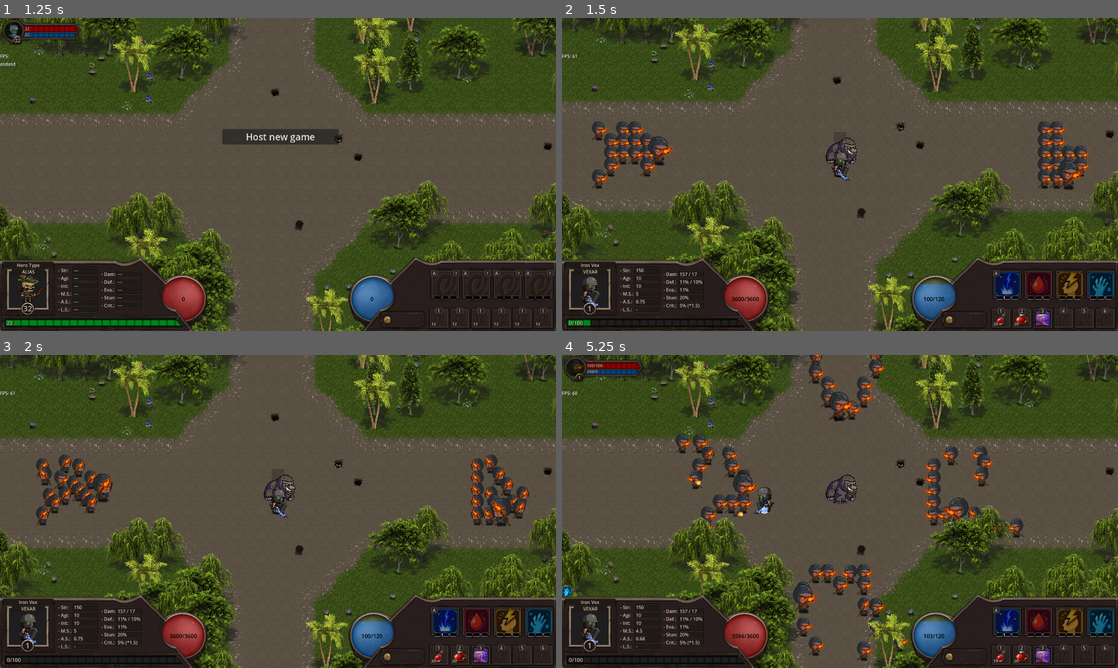
Above: before the commit, frames 1-4 (two rows, left to right).
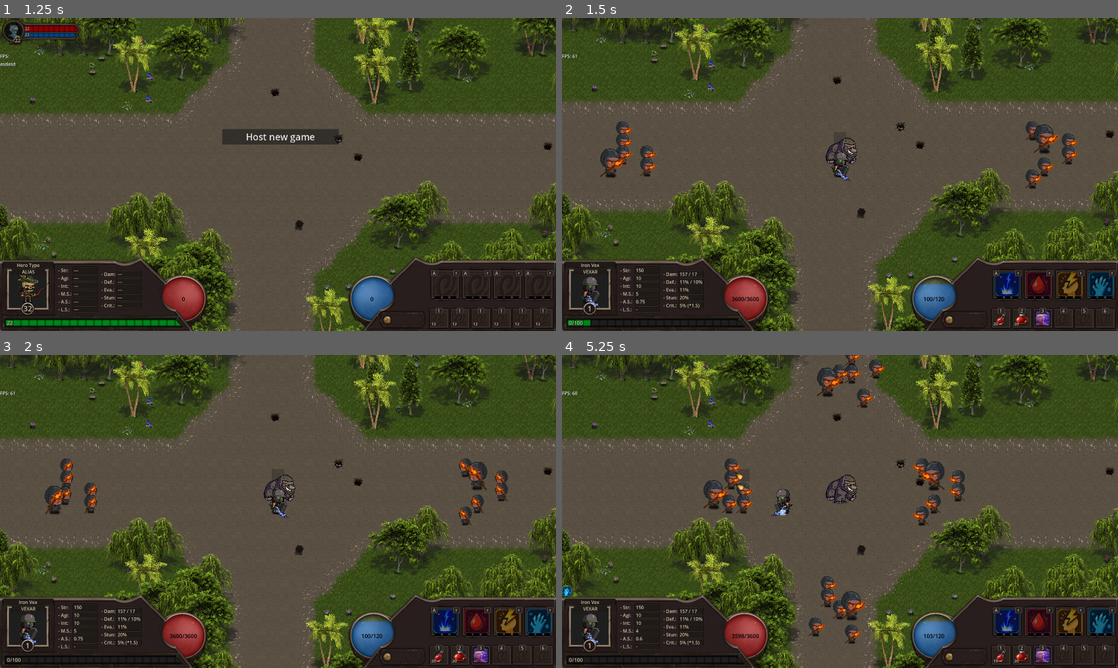
Above: after the commit, the same moments.

Repository: LucasJappert/moomoo-lan-party
Game: Godot game, scene res://scenes/my_main_scene.tscn
Same seed, same stepped clock (60 frames per second), same inputs: the game is played once before the commit and once after it.
Inputs (mouse positions are in pixels of both pictures, inside the frame that each line leads up to):
- Up to frame 1 (1.25 s): tap Enter at 0.5 s; drag from (183, 299) to (372, 299) at 0.52 s
- Up to frame 2 (1.5 s): click "Host new game" at 1.25 s
- Up to frame 3 (2 s): no input
- Up to frame 4 (5.25 s): drag from (840, 505) to (623, 486) at 2.02 s; move the mouse to (634, 470) at 2.77 s; hold D 2.78-3.5 s; tap 1 at 2.85 s; click (634, 470) at 2.92 s; drag from (645, 470) to (840, 511) at 3.52 s; drag from (728, 505) to (867, 511) at 4.27 s; drag from (723, 455) to (778, 505) at 5.02 s

Frame 1 is identical in both runs. In frame 2, 2.6% of the frame differs, in the area x 5-100%, y 33-90%; in frame 3, 2.9%; in frame 4, 7.2%, in the area x 0-100%, y 0-98%.

Commit message:
Skill progression system when leveling up, automatic increase of base stats, level-up animation + Improvements in object cloning (we can continue to enhance it)

Diff:
--- a/scripts/GUI/gui_scene.gd
+++ b/scripts/GUI/gui_scene.gd
@@ -76,14 +76,14 @@
 
 	%HpBallCircle.connect("mouse_entered", func():
 		if not GameManager.MY_PLAYER: return
-		var regen_points = GameManager.MY_PLAYER.combat_data.get_total_stats().hp_regeneration_points
+		var regen_points = GameManager.MY_PLAYER.combat_data.cache_total_stats.hp_regeneration_points
 		GameManager.show_tooltip("HP regen", str(regen_points) + " points per second", 200)
 	)
 	%HpBallCircle.connect("mouse_exited", func(): GameManager.hide_tooltip())
 
 	%ManaBallCircle.connect("mouse_entered", func():
 		if not GameManager.MY_PLAYER: return
-		var regen_points = GameManager.MY_PLAYER.combat_data.get_total_stats().mana_regeneration_points
+		var regen_points = GameManager.MY_PLAYER.combat_data.cache_total_stats.mana_regeneration_points
 		GameManager.show_tooltip("Mana regen", str(regen_points) + " points per second", 200)
 	)
 	%ManaBallCircle.connect("mouse_exited", func(): GameManager.hide_tooltip())
@@ -206,7 +206,7 @@
 	_hero_alias.text = GameManager.MY_PLAYER.json_data.alias
 	_level.text = str(GameManager.MY_PLAYER.level)
 
-	var total_stats = GameManager.MY_PLAYER.combat_data.get_total_stats()
+	var total_stats = GameManager.MY_PLAYER.combat_data.cache_total_stats
 	_stats1_lab1.text = str(total_stats.strength)
 	_stats1_lab2.text = str(total_stats.agility)
 	_stats1_lab3.text = str(total_stats.intelligence)
--- a/scripts/GUI/skill_slot.gd
+++ b/scripts/GUI/skill_slot.gd
@@ -49,8 +49,10 @@
 
 # region 	SETTERS
 func update_controls(p_owner: Entity = null):
-	if p_owner and not p_owner.is_my_player(): return
-	upgrade_button.visible = GameManager.MY_PLAYER.skill_points_to_assign > 0
+	if not skill: return
+	if not ObjectHelpers.is_my_player(p_owner): return
+
+	upgrade_button.visible = p_owner.skill_points_to_assign > 0 && skill.learned_level < Skill.AVAILABLE_LEVELS
 
 	var panels = [panel1, panel2, panel3]
 	for i in range(Skill.AVAILABLE_LEVELS):
--- a/scripts/controllers/enemies_waves_controller.gd
+++ b/scripts/controllers/enemies_waves_controller.gd
@@ -1,7 +1,7 @@
 class_name EnemiesWavesController
 
 static var _wave_number: int = 0
-const ENEMIES_BY_ZONE = 15
+const ENEMIES_BY_ZONE = 6
 const TOTAL_WAVES = 20
 const _WAVE_DIRECTIONS = [Vector2.LEFT, Vector2.RIGHT, Vector2.UP, Vector2.DOWN]
 static var TOTAL_ENEMIES_TO_CREATE: int = TOTAL_WAVES * ENEMIES_BY_ZONE * _WAVE_DIRECTIONS.size()
--- a/scripts/entity/combat_data/combat_data.gd
+++ b/scripts/entity/combat_data/combat_data.gd
@@ -45,12 +45,16 @@
 	_items.clear()
 	for i in range(SlotItem.HOTKEY_BY_SLOT.size()): _items.append(SlotItemInfo.new(null, i + 1))
 
+	update_cache_total_stats()
+
 	if multiplayer.is_server() == false:
 		set_process(false)
 
 	# Agregamos una señal para cuando se agrega un hijo a combat_effect_node
 	combat_effect_node.connect("child_entered_tree", func(p_effect: CombatEffect):
 		if !GameManager.MY_PLAYER: return
+
+		update_cache_total_stats()
 
 		if my_owner().is_my_player(): GameManager.my_main.gui_scene.add_effect_to_my_effects(p_effect)
 
@@ -70,8 +74,6 @@
 	if not GameManager.AM_I_HOST: return
 
 	for item in _items:
-		if my_owner().name == "Player2":
-			print("Item: ", item)
 		my_owner().rpc_handler.send_item_updated(item) # Send items to clients
 
 # TODO: Improve this
@@ -89,7 +91,7 @@
 	if my_owner().multiplayer.is_server() == false: return
 	if _target == null: return
 
-	var total_stats = get_total_stats()
+	var total_stats = cache_total_stats
 	var base_damage = total_stats.physical_attack_power
 	base_damage += base_damage * total_stats.physical_attack_power_percent
 
@@ -109,7 +111,7 @@
 func _server_receive_damage(_di: DamageInfo, _attacker: Entity) -> void:
 	if my_owner().multiplayer.is_server() == false: return
 
-	var total_stats = get_total_stats()
+	var total_stats = cache_total_stats
 
 	if _check_evade(_di, total_stats): return # Evasion verification (only for physical damage)
 
@@ -125,16 +127,21 @@
 # region SETTERs
 func update_base_stats(new_stats: CombatStats) -> void:
 	stats = new_stats
+	update_cache_total_stats()
+
+func update_item(index: int, slot_item_info: SlotItemInfo) -> void:
+	_items[index] = slot_item_info
+	update_cache_total_stats() # Update the cache of total stats, which includes items
 
 func add_item(_slot_item_info: SlotItemInfo) -> bool:
 	if _slot_item_info.position > 0:
-		_items[_slot_item_info.position - 1] = _slot_item_info
+		update_item(_slot_item_info.position - 1, _slot_item_info)
 		return true
 
 	for i in range(_items.size()):
 		if _items[i].item == null:
 			_slot_item_info.position = i + 1
-			_items[i] = _slot_item_info
+			update_item(i, _slot_item_info)
 			return true
 
 	return false
@@ -145,7 +152,7 @@
 	_items[position - 1].use_item(my_owner(), null)
 
 func item_updated_by_rpc(slot_item_info: SlotItemInfo) -> void:
-	_items[slot_item_info.position - 1] = slot_item_info
+	update_item(slot_item_info.position - 1, slot_item_info)
 	EventBus.emit_item_updated(my_owner(), slot_item_info, null)
 
 func set_attack_type_according_to_projectile_type() -> void:
@@ -171,6 +178,7 @@
 		var effects_to_remove = current_stacks - p_effect.max_stacks + 1
 		for i in range(effects_to_remove):
 			matching_effects[i].delete_effect()
+		update_cache_total_stats() # Update the cache of total stats, which includes effects
 
 	%CombatEffectSpawner.spawn(ObjectHelpers.to_dict(p_effect, true))
 	p_effect.queue_free()
@@ -217,9 +225,11 @@
 
 func upgrade_skill(slot_number: int) -> void:
 	_skills[slot_number - 1].try_to_upgrade(_my_owner)
+	update_cache_total_stats()
 
 func use_charged_skill() -> void:
 	if charged_skill == null: return
+	if ObjectHelpers.is_null(_target_entity): return
 
 	charged_skill.use(my_owner(), _target_entity)
 
@@ -232,12 +242,15 @@
 # region GETTERs
 func try_critical_hit(base_value: int) -> int:
 	var critical_damage = 0
-	var total_stats = get_total_stats()
+	var total_stats = cache_total_stats
 	if GlobalsEntityHelpers.roll_chance(total_stats.crit_chance):
 		critical_damage = base_value * total_stats.crit_multiplier
 	return critical_damage
 
-func get_total_stats() -> CombatStats:
+var cache_total_stats: CombatStats = CombatStats.new()
+func update_cache_total_stats() -> void:
+	cache_total_stats = _get_total_stats()
+func _get_total_stats() -> CombatStats:
 	# This function returns the total of all stats, including extras from effects and extras from attributes
 	var _total_stats := CombatStats.new()
 	_total_stats.accumulate_combat_stats(stats.get_total_stats_including_extras_by_attributes())
@@ -276,7 +289,7 @@
 	return extra_stats
 
 func get_attack_range() -> int:
-	return get_total_stats().attack_range
+	return cache_total_stats.attack_range
 
 # TODO: Improve this get by creating a dictionary to quickly obtain active effects
 func get_effects() -> Array[CombatEffect]:
@@ -348,10 +361,10 @@
 	return _skills[index]
 
 func get_total_hp() -> int:
-	return get_total_stats().hp
+	return cache_total_stats.hp
 
 func get_total_mana() -> int:
-	return get_total_stats().mana
+	return cache_total_stats.mana
 
 func is_stunned() -> bool:
 	for effect in get_effects():
@@ -383,7 +396,7 @@
 	return true
 
 func _get_nearest_target_in_range_attack():
-	var max_range = get_total_stats().attack_range
+	var max_range = cache_total_stats.attack_range
 	var start_pos = my_owner().global_position
 	if my_owner() is Player:
 		return GlobalsEntityHelpers.get_nearest_entity(start_pos, GameManager.get_enemies(), max_range)
@@ -401,7 +414,7 @@
 	if projectile_type == Projectile.TYPES.NONE:
 		return _server_execute_physical_damage(_target_entity)
 
-	Projectile.launch(my_owner(), _target_entity, get_total_stats().physical_attack_power)
+	Projectile.launch(my_owner(), _target_entity, cache_total_stats.physical_attack_power)
 
 func can_physical_attack() -> bool:
 	if not my_owner().can_attack: return false
@@ -409,7 +422,7 @@
 	if is_stunned(): return false # If stunned, can't attack
 
 	var now = Time.get_ticks_msec()
-	var interval_ms = 1000.0 / get_total_stats().get_total_attack_speed()
+	var interval_ms = 1000.0 / cache_total_stats.get_total_attack_speed()
 	if now - last_physical_hit_time < interval_ms: return false # If enough time has passed, can attack
 
 	if not GlobalsEntityHelpers.is_target_in_attack_range(my_owner(), _target_entity): return false
@@ -454,7 +467,7 @@
 
 	_1_second_timer = 0.0
 
-	var my_owner_stats: CombatStats = get_total_stats()
+	var my_owner_stats: CombatStats = cache_total_stats
 	# HP and mana regen
 	_apply_hp_regen(my_owner_stats)
 	_apply_mana_regen(my_owner_stats)
--- a/scripts/entity/combat_data/combat_effect.gd
+++ b/scripts/entity/combat_data/combat_effect.gd
@@ -71,7 +71,7 @@
 
 static func actions_after_effective_hit(_attacker: Entity, _receiver: Entity, _di: DamageInfo) -> void:
 	# Should be called only on the server
-	var _attacker_stats = _attacker.combat_data.get_total_stats()
+	var _attacker_stats = _attacker.combat_data.cache_total_stats
 
 	# Stun verification, we need it after the evasion check
 	if GlobalsEntityHelpers.roll_chance(_attacker_stats.stun_chance):
@@ -84,7 +84,7 @@
 
 	# Lifesteal verification
 	if _attacker.combat_data.current_hp < _attacker.combat_data.get_total_hp() && _di.total_damage_heal > 0:
-		var _attacker_life_steal_percent = _attacker.combat_data.get_total_stats().life_steal_percent
+		var _attacker_life_steal_percent = _attacker.combat_data.cache_total_stats.life_steal_percent
 		if _attacker_life_steal_percent > 0:
 			var total_heal = int(_di.total_damage_heal * _attacker_life_steal_percent)
 			if total_heal > 0:
--- a/scripts/entity/combat_data/combat_stats.gd
+++ b/scripts/entity/combat_data/combat_stats.gd
@@ -1,7 +1,4 @@
 class_name CombatStats
-
-# extends Node
-extends RefCounted
 
 const MIN_ATTACK_RANGE: int = int(sqrt(pow(MapManager.TILE_SIZE.x, 2) + pow(MapManager.TILE_SIZE.y, 2))) + 1
 
--- a/scripts/entity/enemy.gd
+++ b/scripts/entity/enemy.gd
@@ -43,6 +43,7 @@
 
 	if combat_data.stats.attack_range < CombatStats.MIN_ATTACK_RANGE:
 		combat_data.stats.attack_range = CombatStats.MIN_ATTACK_RANGE
+	combat_data.update_cache_total_stats()
 	combat_data.current_hp = combat_data.get_total_hp()
 
 	return true
--- a/scripts/entity/entity.gd
+++ b/scripts/entity/entity.gd
@@ -72,7 +72,7 @@
 	_boss_level = _level
 
 func _set_area_attack_shape_radius() -> void:
-	area_attack_shape.shape.radius = combat_data.get_total_stats().attack_range
+	area_attack_shape.shape.radius = combat_data.cache_total_stats.attack_range
 
 func _client_init() -> void:
 	if multiplayer.is_server() && not MyMain.HOSTED_GAME: return
--- a/scripts/entity/helpers/globals_entity_helpers.gd
+++ b/scripts/entity/helpers/globals_entity_helpers.gd
@@ -6,7 +6,7 @@
 
 	var dist = _entity.global_position.distance_to(_target_entity.global_position)
 
-	return dist <= _entity.combat_data.get_total_stats().attack_range
+	return dist <= _entity.combat_data.cache_total_stats.attack_range
 
 static func get_nearest_entity(start_pos: Vector2, entities: Array[Entity], max_range: int) -> Entity:
 	var nearest_entity: Entity = null
--- a/scripts/entity/helpers/movement_helper.gd
+++ b/scripts/entity/helpers/movement_helper.gd
@@ -113,7 +113,7 @@
 	var old_distance = current_target_pos - my_owner.global_position
 	var direction = old_distance.normalized()
 	# TODO: get_total_stats en Entity
-	var speed = my_owner.combat_data.get_total_stats().get_total_move_speed() * MapManager.TILE_SIZE.x
+	var speed = my_owner.combat_data.cache_total_stats.get_total_move_speed() * MapManager.TILE_SIZE.x
 	var velocity = direction * speed
 
 	var move_delta = velocity * _delta
--- a/scripts/entity/moomoo.gd
+++ b/scripts/entity/moomoo.gd
@@ -8,6 +8,7 @@
 	print("🐮 Moomoo ready")
 	super._ready()
 	combat_data.stats.hp = 1000000
+	combat_data.update_cache_total_stats()
 	combat_data.current_hp = combat_data.get_total_hp()
 
 # region 	GETTERs
--- a/scripts/entity/player/client_inputs.gd
+++ b/scripts/entity/player/client_inputs.gd
@@ -24,7 +24,7 @@
 	if event is InputEventMouseButton and event.pressed:
 		var mouse_position = player.get_global_mouse_position()
 		if event.button_index == MOUSE_BUTTON_RIGHT:
-			if not SHIFT_PRESSED and AreaHovered.hovered_entity is Enemy:
+			if not SHIFT_PRESSED and ObjectHelpers.is_enemy(AreaHovered.hovered_entity):
 				return rpc_id(1, "_on_right_click_on_entity", _get_hovered_entity_name())
 			rpc_id(1, "_on_try_to_move", MapManager.world_to_cell(mouse_position))
 		if event.button_index == MOUSE_BUTTON_LEFT:
--- a/scripts/entity/player/player.gd
+++ b/scripts/entity/player/player.gd
@@ -17,6 +17,7 @@
 func set_player(data: Dictionary) -> void:
 	player_id = data["player_id"]
 	hero_type = data["hero_type"]
+	skill_points_to_assign = 1
 
 func get_client_inputs(): return %ClientInputs
 
@@ -59,14 +60,15 @@
 	print("🎉✨ LEVEL UP! You've reached Level %d! 🚀🔥" % level)
 	level += 1
 	increment_skill_points_to_assign(1)
+	if is_my_player(): SoundManager.play_level_up()
 
-	# var stats_to_add = CombatStats.new()
-	# stats_to_add.strength += 2
-	# stats_to_add.agility += 2
-	# stats_to_add.intelligence += 2
-	# var new_stats = combat_data.stats.accumulate_combat_stats(stats_to_add)
+	var stats_to_add = CombatStats.new()
+	stats_to_add.strength += 2
+	stats_to_add.agility += 2
+	stats_to_add.intelligence += 2
+	var new_stats = combat_data.stats.accumulate_combat_stats(stats_to_add)
 
-	# rpc_handler.update_base_stats(ObjectHelpers.to_dict(new_stats))
+	rpc_handler.update_base_stats(ObjectHelpers.to_dict(new_stats))
 
 # endregion SETTERs
 
--- a/scripts/factories/enemy_factory.gd
+++ b/scripts/factories/enemy_factory.gd
@@ -43,7 +43,7 @@
 
 	_enemy.combat_data._skills.append_array([
 		Skill.get_new_learned_skill(Skill.Names.LIFESTEAL),
-		Skill.get_new_learned_skill(Skill.Names.MIRROR_DEMISE),
+		# Skill.get_new_learned_skill(Skill.Names.MIRROR_DEMISE),
 		Skill.get_new_learned_skill(Skill.Names.FROZEN_TOUCH)
 	])
 
--- a/scripts/globals/sounds_manager.gd
+++ b/scripts/globals/sounds_manager.gd
@@ -82,3 +82,6 @@
 
 static func play_lightning_spell(volume: float = -15.0):
 	_play_sfx("res://sounds/spells/lightning.wav", volume, 4)
+
+static func play_level_up(volume: float = -5.0):
+	_play_sfx("res://sounds/generals/level-up.wav", volume, 1)
--- a/scripts/helpers/object_helpers.gd
+++ b/scripts/helpers/object_helpers.gd
@@ -7,6 +7,11 @@
 	if is_null(_entity): return false
 
 	return _entity is Enemy
+
+static func is_my_player(_entity) -> bool:
+	if is_null(_entity): return false
+
+	return _entity is Player and _entity.is_my_player()
 
 const FUNDAMENTAL_PROPERTIES := ["position", "global_position", "rotation", "scale", "name"]
 
--- a/scripts/models/skill.gd
+++ b/scripts/models/skill.gd
@@ -286,6 +286,7 @@
 			new_enemy.position = _dead_entity.position + target_tiles[i]
 			# We need set combat_data props after the enemy is added to the scene
 			new_enemy.combat_data.stats.hp = new_enemy.combat_data.get_total_hp() * 0.5
+			new_enemy.combat_data.update_cache_total_stats()
 			new_enemy.combat_data.current_hp = new_enemy.combat_data.stats.hp
 			GameManager.add_enemy(new_enemy)
 
@@ -297,7 +298,7 @@
 		var skill_stats = frozen_skill.stats.get_combat_stats_instance()
 		var effect = CombatEffect.get_temporal_effect(Names.FROZEN_TOUCH, skill_stats.freeze_duration, frozen_skill.max_stacks, skill_stats)
 		effect.stats.is_owner_friendly = false
-		effect.set_region_rect(Skill.get_skill(Names.FROZEN_TOUCH).region_rect)
+		effect.set_region_rect(Skill.get_skill(Names.FROZEN_TOUCH, false).region_rect)
 		_target.combat_data.add_effect(effect)
 
 func _apply_storm_strike(_attacker: Entity, _target: Entity) -> bool:
@@ -307,7 +308,7 @@
 	if _attacker is Player and not _target is Enemy: return false
 	if _attacker is Enemy and not (_target is Player or _target is Moomoo): return false
 
-	var attacker_stats = _attacker.combat_data.get_total_stats()
+	var attacker_stats = _attacker.combat_data.cache_total_stats
 	var total_damage_heal = get_stats().custom_damage_heal.get_total_damage_heal(attacker_stats.agility, attacker_stats.strength, attacker_stats.intelligence)
 
 	var targets = [_target]
--- a/scripts/types/hero_types.gd
+++ b/scripts/types/hero_types.gd
@@ -120,7 +120,7 @@
 		player.combat_data.projectile_type = Projectile.TYPES.ARROW
 		player.combat_data._skills = [Skill.get_skill(Skill.Names.LIFESTEAL)]
 
-	player.combat_data.stats = stats
+	player.combat_data.update_base_stats(stats)
 	player.combat_data.current_hp = int(player.combat_data.get_total_hp())
 
 # [
Binary file added: .profiler/Screenshot 2025-06-21 125200.png
Not shown, added: sounds/generals/level-up.wav.import
Not shown, changed: TODO.md
Not shown, added: sounds/generals/level-up.wav
